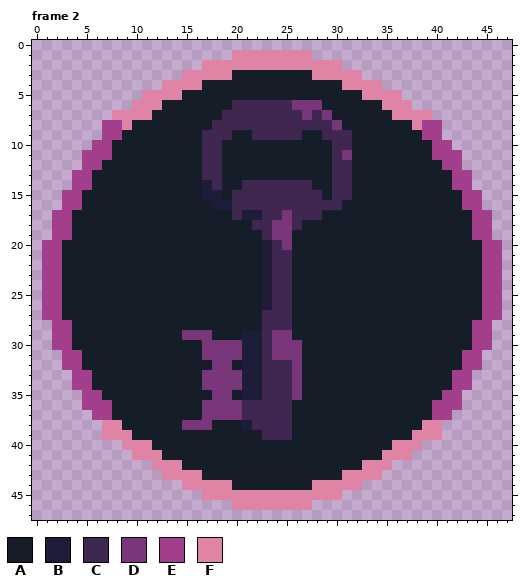
Two states of a pixel-art file, ArcadePrototype/Assets/Art/Main/Colectables/OpenDoorKeys.aseprite. The picture above is the old version.
48x48 pixels, 2 frames. Shown: frame 2. The commit also changed other frames, which this record leaves out.
Palette (. is transparent): A #151d28  B #1e1d39  C #402751  D #7a367b  E #a23e8c  F #df84a5
The result:
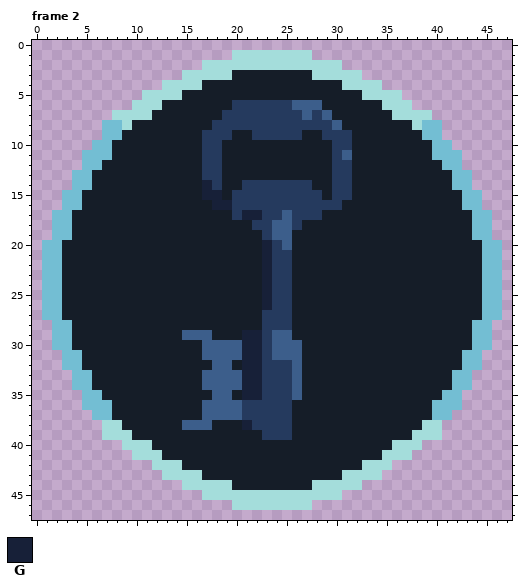
Colours new in this view: G #172038
Changes in this commit:
colour C: #402751 -> #253a5e
colour D: #7a367b -> #3c5e8b
colour E: #a23e8c -> #73bed3
colour F: #df84a5 -> #a4dddb
Changed rows in their new state; - is a pixel that keeps its letter.
Frame 2, layer "Layer 3":
first column x 17:
14 G------
15 GG-----
16 -GG----
17 ----GG-
20 ------G
21 ------G
22 ------G
23 ------G
24 ------G
25 ------G
26 ------G
29 ----GG-
30 ----GG-
31 ----GG-
32 ----GG-
33 ----GG-
34 ----GG-
35 ----GG-
38 ----G--
Pixel boxes of the changes (left, top, right, bottom) in both pictures:
changed: (42, 50, 502, 510)
